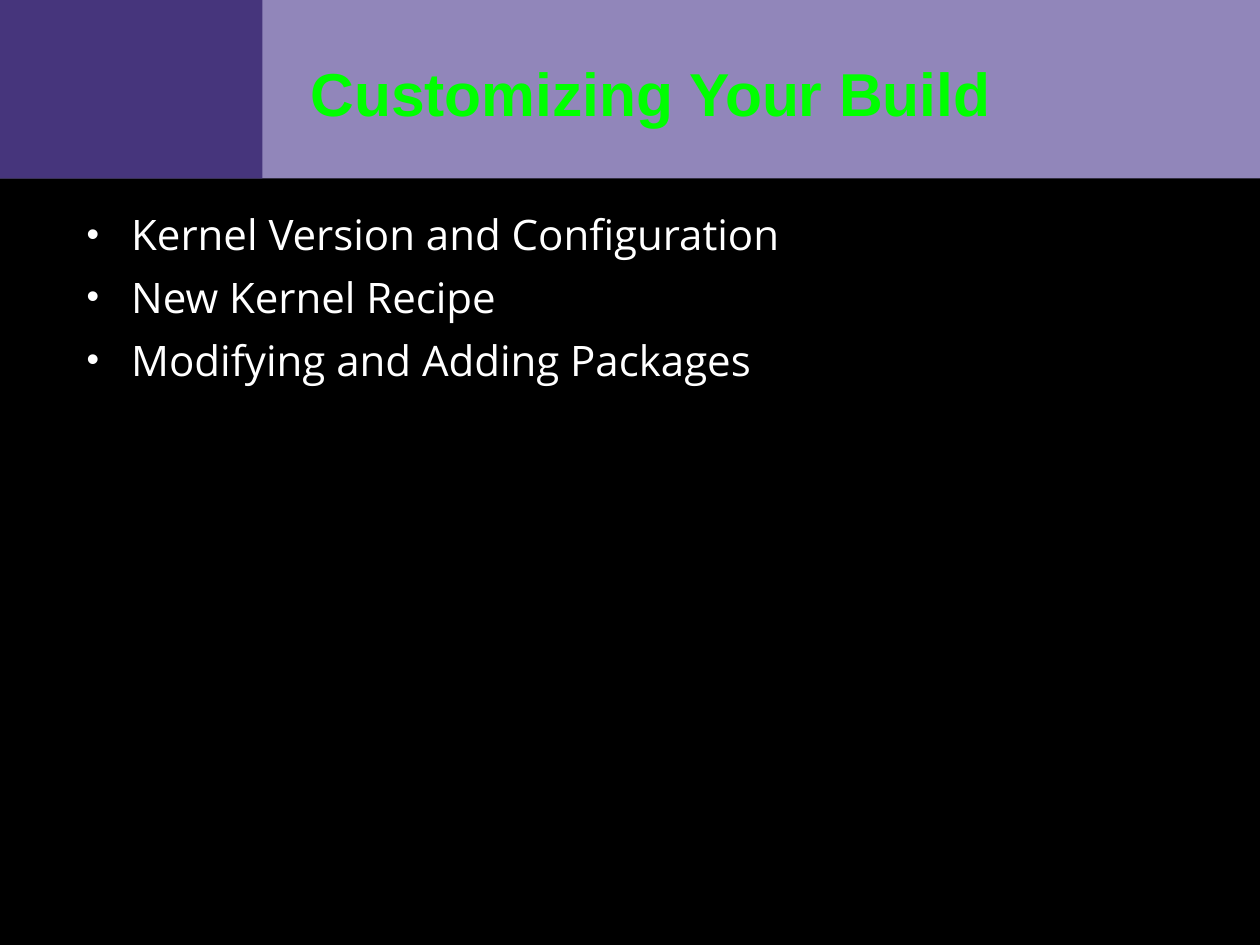
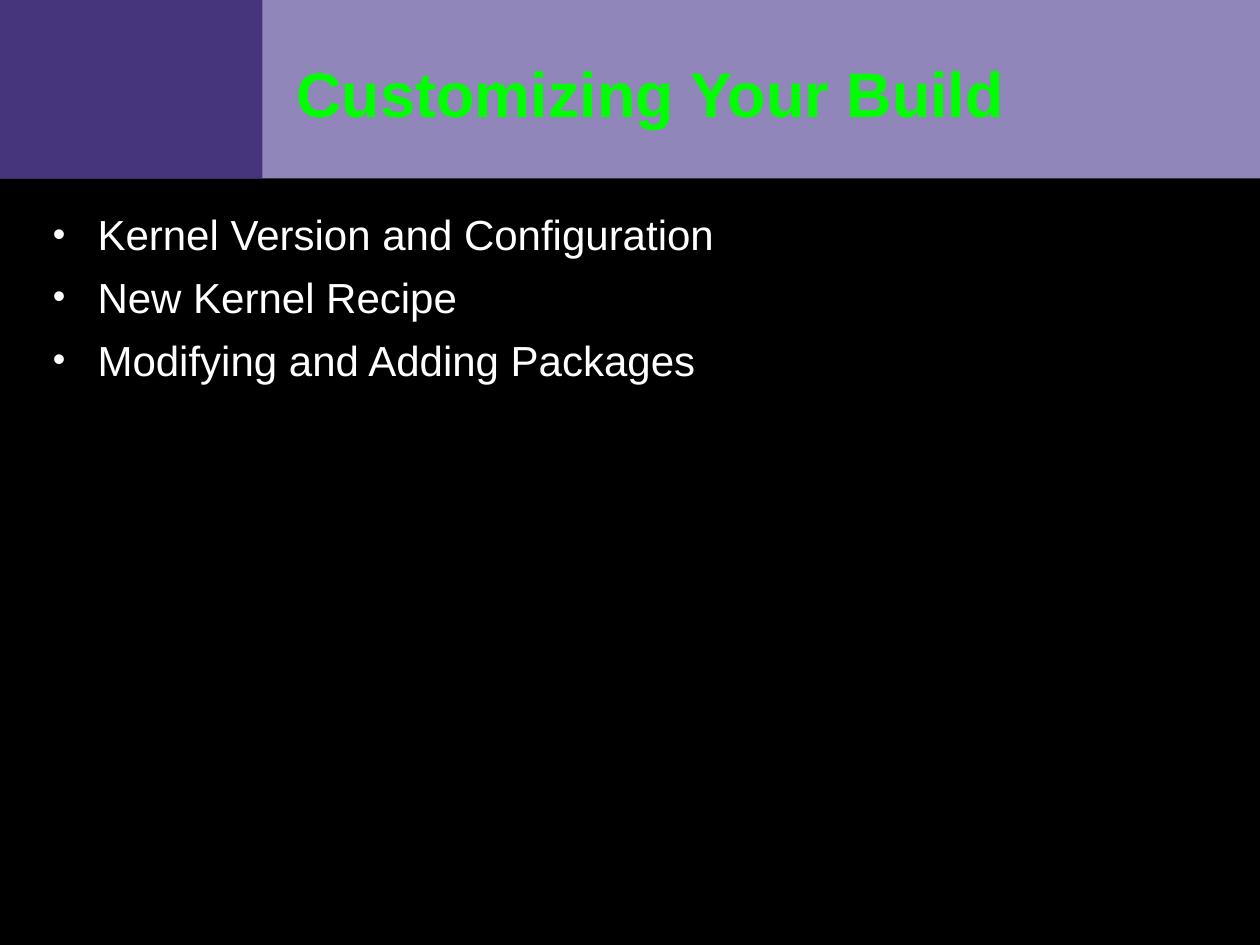
Before and after one commit to VCTLabs/scale13x-presentations, a slide deck: slide 10 of yocto_scale_handout.odp. Drawn at 1260x945 pixels with LibreOffice and Linux fonts; fonts in the diff are those of the drawing; background and template pictures are left out. Boxes give left, top, right and bottom in pixels: in the first picture for what was removed or moved away, otherwise in the second. Text is boxed around its words. In the diff, an @@ line names an element or a change of style, - is before the commit and + after.

```diff
--- a/yocto_scale_handout.odp
+++ b/yocto_scale_handout.odp
@@ title "Customizing Your Build" at (296, 71, 1004, 128): size 34.6 to 36 pt @@
@@ text "Kernel Version and Configuration": place and size @@
-text "Kernel Version and Configuration" at (131, 218, 779, 386)
+text "Kernel Version and Configuration" at (98, 219, 714, 384)
@@ text "Kernel Version and Configuration" at (98, 219, 714, 384): font Open Sans to Arial @@
```
Also in this commit, not shown: 10 other slides changed.
